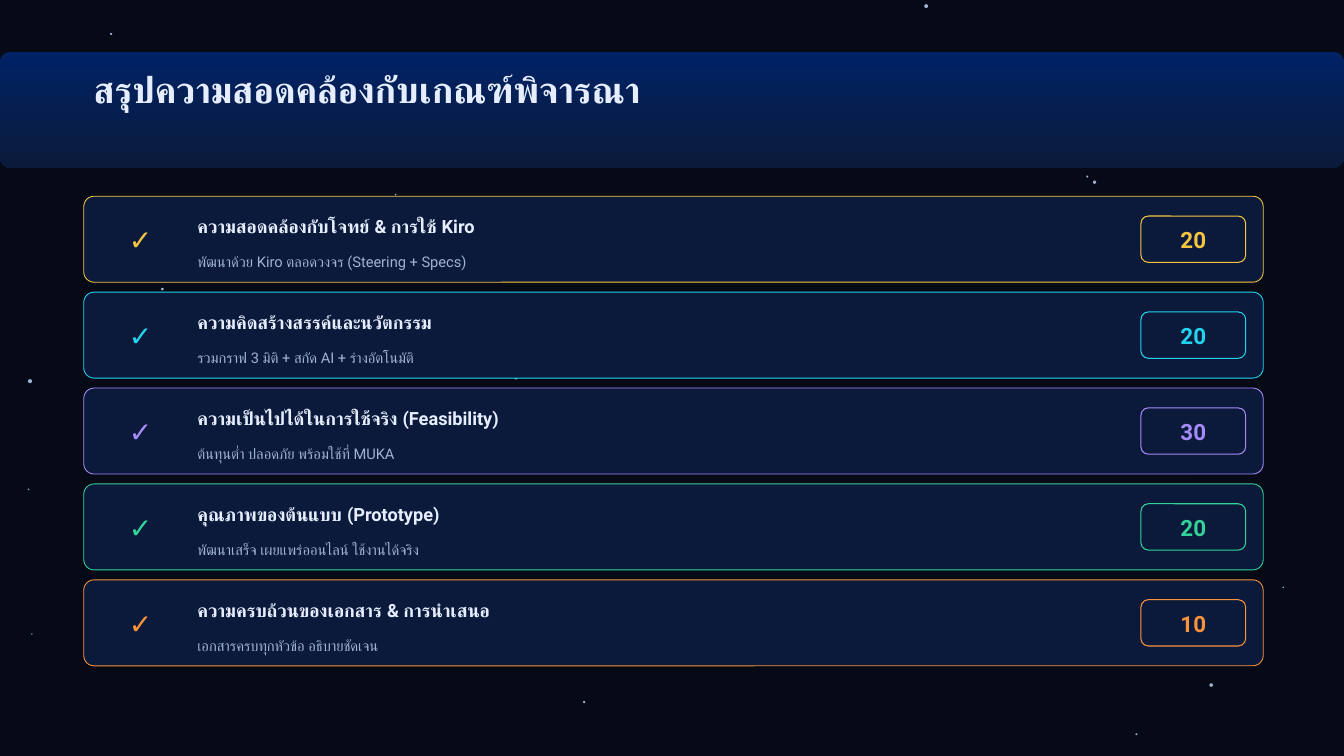
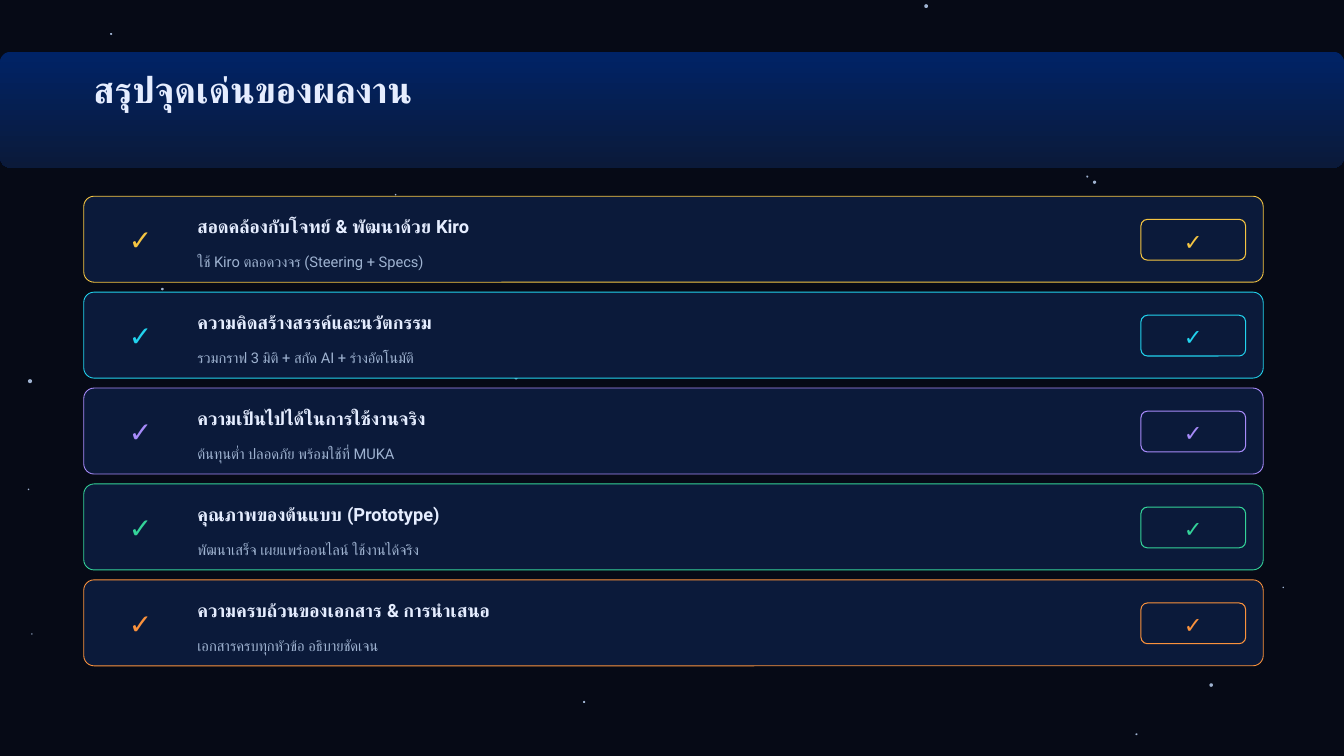
Before and after one commit to kanchanathsao-crypto/lika-lit-review-helper-, a slide deck: slide 10 of LIKA_Concept_Paper.pptx. Drawn at 1344x756 pixels with LibreOffice and Linux fonts; fonts in the diff are those of the drawing. Boxes give left, top, right and bottom in pixels: in the first picture for what was removed or moved away, otherwise in the second. Text is boxed around its words. In the diff, an @@ line names an element or a change of style, - is before the commit and + after.

```diff
--- a/LIKA_Concept_Paper.pptx
+++ b/LIKA_Concept_Paper.pptx
@@ text at <box>94,76,412,113</box>: text changed @@
-สรุปความสอดคล้องกับเกณฑ์พิจารณา
+สรุปจุดเด่นของผลงาน
@@ text at <box>197,219,469,234</box>: text changed @@
-ความสอดคล้องกับโจทย์ & การใช้ Kiro
+สอดคล้องกับโจทย์ & พัฒนาด้วย Kiro
@@ rounded rectangle: place and size @@
-rounded rectangle at <box>1141,216,1246,262</box>
+rounded rectangle at <box>1141,220,1246,260</box>
@@ text added at <box>1141,223,1246,258</box>, 16 pt, text #F5C542, bold @@
+✓
@@ text removed at <box>1180,232,1206,249</box> @@
-20
@@ text at <box>197,255,424,270</box>: text changed @@
-พัฒนาด้วย Kiro ตลอดวงจร (Steering + Specs)
+ใช้ Kiro ตลอดวงจร (Steering + Specs)
@@ rounded rectangle: place and size @@
-rounded rectangle at <box>1141,312,1246,358</box>
+rounded rectangle at <box>1141,316,1246,356</box>
@@ text added at <box>1141,319,1246,354</box>, 16 pt, text #22D3EE, bold @@
+✓
@@ text removed at <box>1180,328,1206,344</box> @@
-20
@@ text at <box>197,411,426,426</box>: text changed @@
-ความเป็นไปได้ในการใช้จริง (Feasibility)
+ความเป็นไปได้ในการใช้งานจริง
@@ text added at <box>1141,414,1246,450</box>, 16 pt, text #A78BFA, bold @@
+✓
@@ text removed at <box>1180,424,1206,440</box> @@
-30
@@ rounded rectangle: place and size @@
-rounded rectangle at <box>1141,504,1246,551</box>
+rounded rectangle at <box>1141,507,1246,547</box>
@@ text added at <box>1141,510,1246,545</box>, 16 pt, text #34D399, bold @@
+✓
@@ text removed at <box>1180,520,1206,536</box> @@
-20
@@ text added at <box>1141,606,1246,641</box>, 16 pt, text #FB923C, bold @@
+✓
@@ text removed at <box>1180,616,1206,633</box> @@
-10
```
Also in this commit, not shown: 4 other slides changed, 1 other file.
